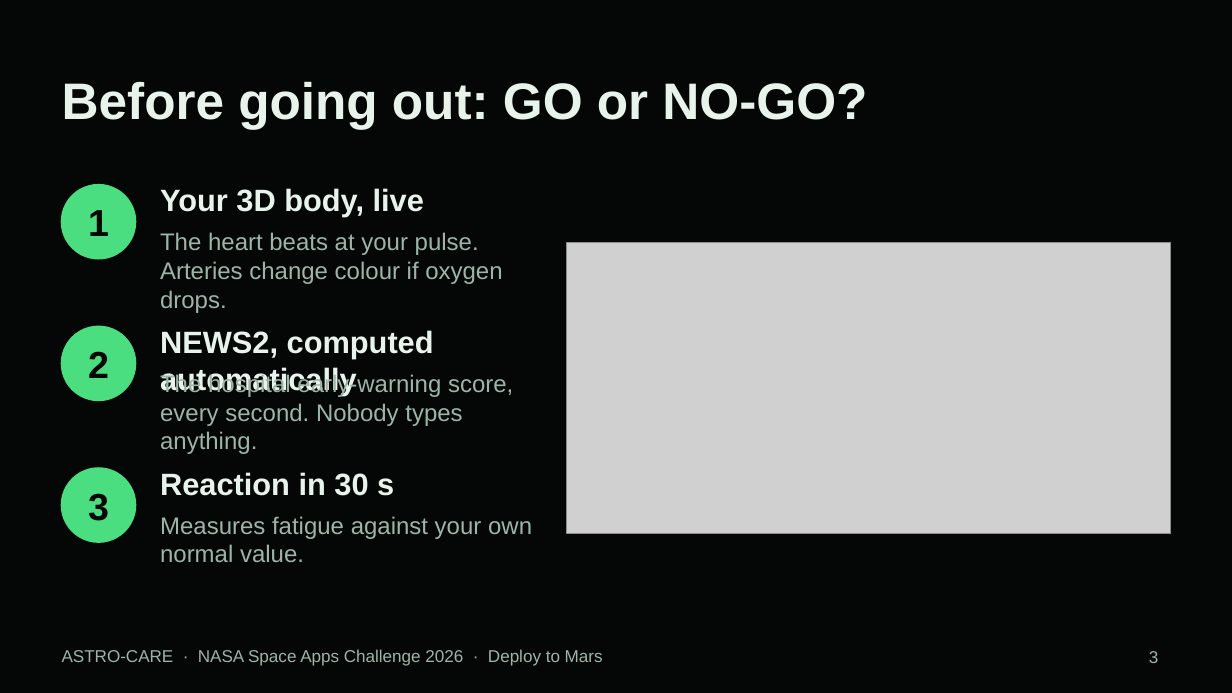
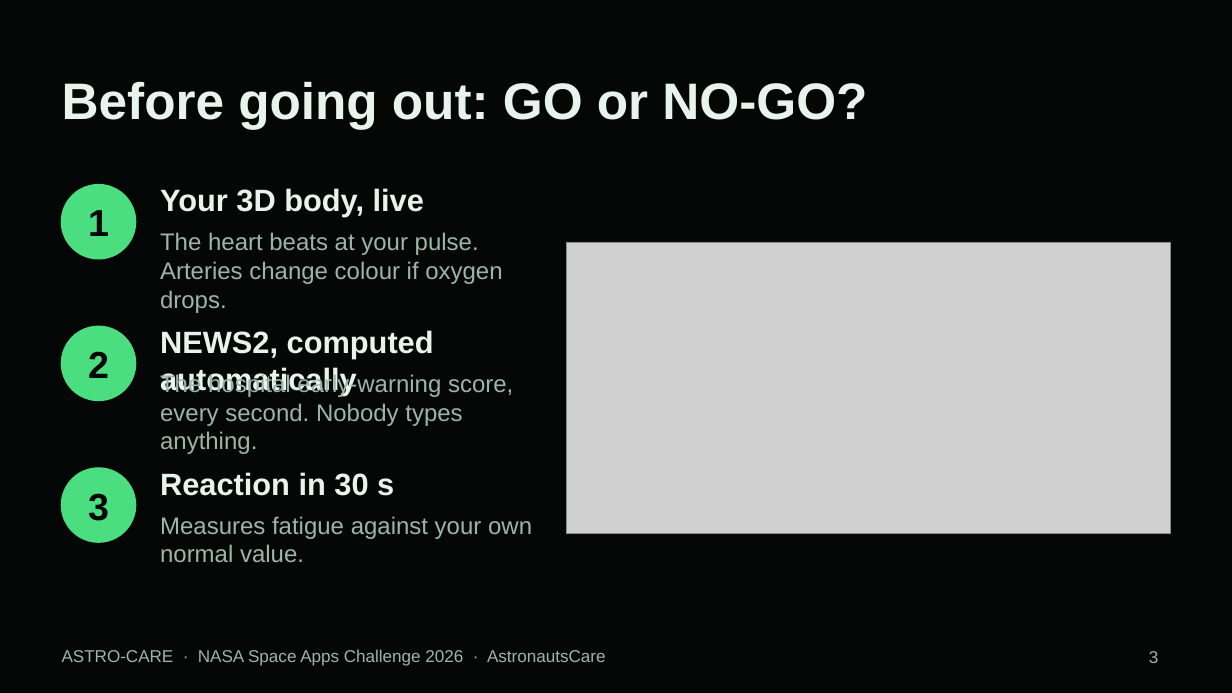
Before and after one commit to borizSam/astro-care, a slide deck: slide 3 of docs/entrega/ASTRO-CARE-pitch-EN.pptx. Drawn at 1232x693 pixels with LibreOffice and Linux fonts; fonts in the diff are those of the drawing; grey boxes stand for pictures. Boxes give left, top, right and bottom in pixels: in the first picture for what was removed or moved away, otherwise in the second. Text is boxed around its words. In the diff, an @@ line names an element or a change of style, - is before the commit and + after.

Commit message:
Team is AstronautsCare; English deck with real English app screenshots; project form text and submission checklist

```diff
--- a/docs/entrega/ASTRO-CARE-pitch-EN.pptx
+++ b/docs/entrega/ASTRO-CARE-pitch-EN.pptx
@@ text at [62,649,606,666]: text changed @@
-ASTRO-CARE · NASA Space Apps Challenge 2026 · Deploy to Mars
+ASTRO-CARE · NASA Space Apps Challenge 2026 · AstronautsCare
```
Also in this commit, not shown: 6 other slides changed, 7 other files.
